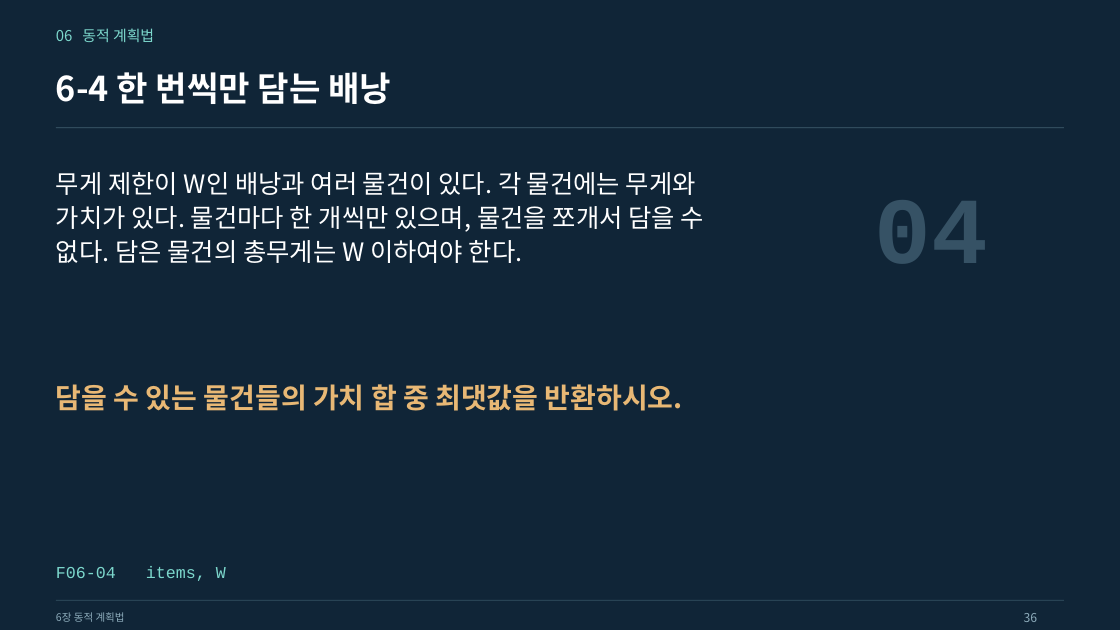
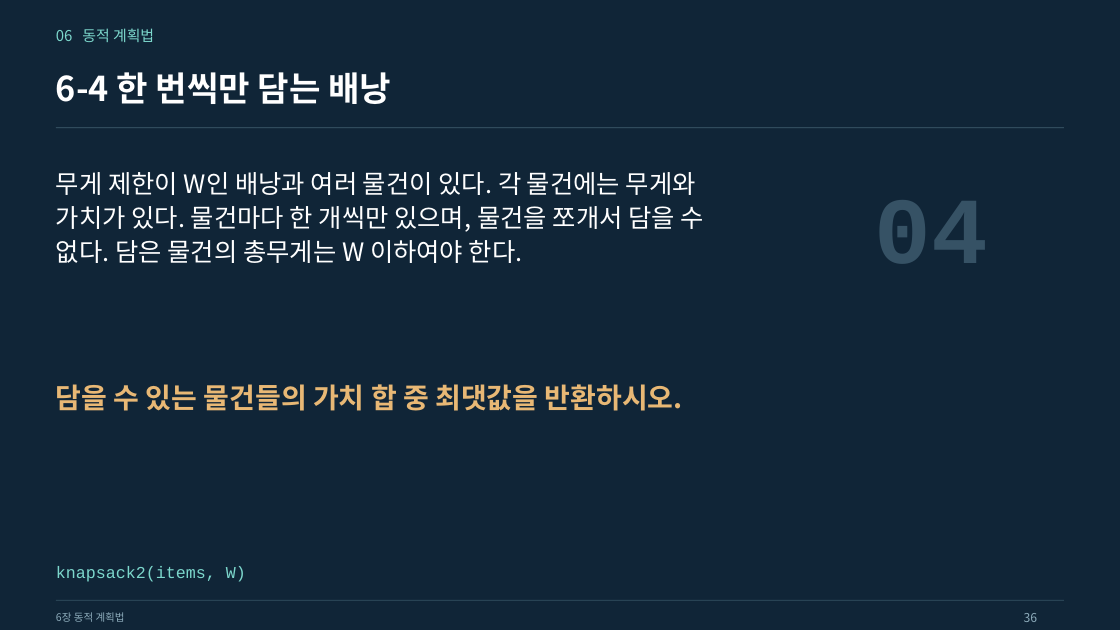
Before and after one commit to Sangdon-Park/Sangdon-Park.github.io, a slide deck: slide 36 of data/알고리즘/6장_동적_계획법.pptx. Drawn at 1120x630 pixels with LibreOffice and Linux fonts; fonts in the diff are those of the drawing. Boxes give left, top, right and bottom in pixels: in the first picture for what was removed or moved away, otherwise in the second. Text is boxed around its words. In the diff, an @@ line names an element or a change of style, - is before the commit and + after.

```diff
--- a/data/알고리즘/6장_동적_계획법.pptx
+++ b/data/알고리즘/6장_동적_계획법.pptx
@@ text at <box>56,566,246,582</box>: text changed @@
-F06-04 items, W
+knapsack2(items, W)
```
Also in this commit, not shown: 24 other slides changed, 3 other files.
